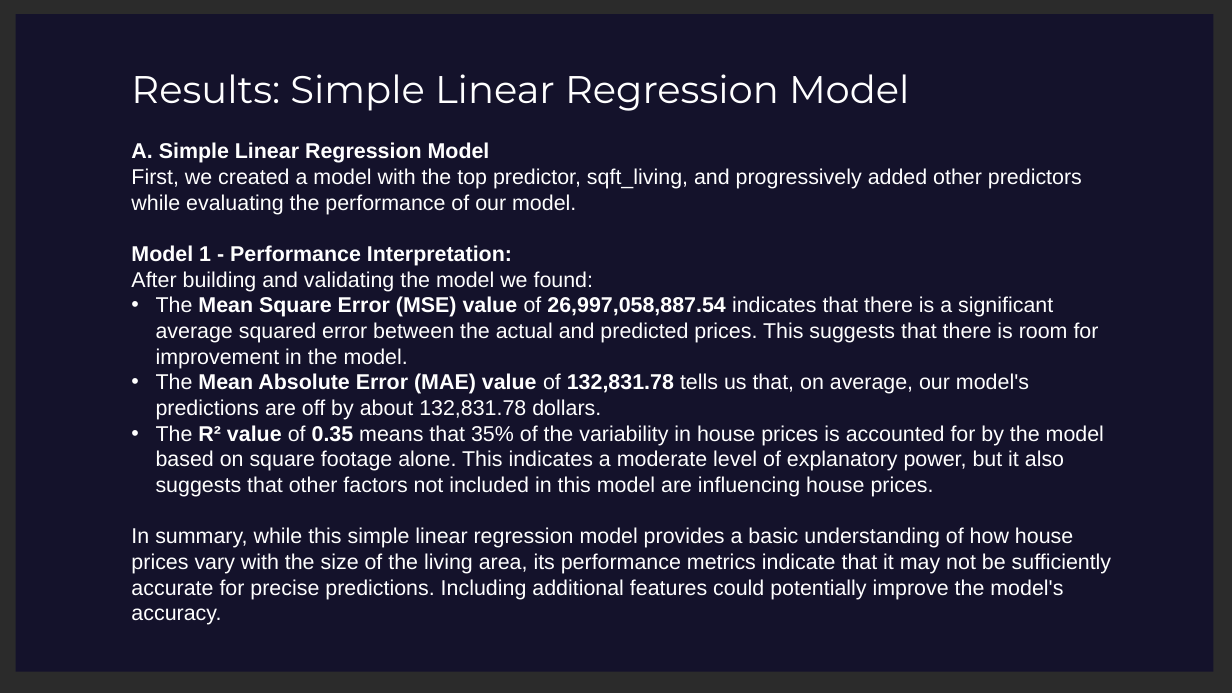
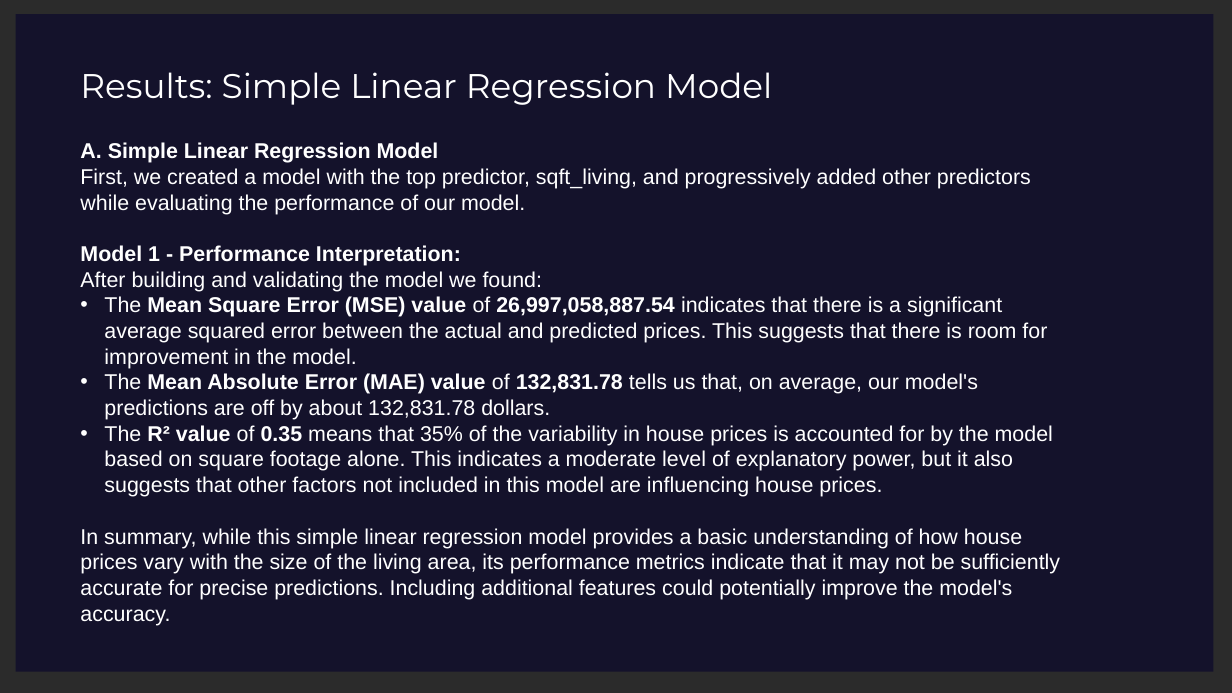
Before and after one commit to Leila-Nyambura/king-county-house-price-prediction-LRM, a slide deck: slide 11 of Northwestern-County-Homes-Regression-Modelling-Project-Presentation.pptx. Drawn at 1232x693 pixels with LibreOffice and Linux fonts; fonts in the diff are those of the drawing; background and template pictures are left out; a plain dark background stands for a picture behind light text. Boxes give left, top, right and bottom in pixels: in the first picture for what was removed or moved away, otherwise in the second. Text is boxed around its words. In the diff, an @@ line names an element or a change of style, - is before the commit and + after.

```diff
--- a/Northwestern-County-Homes-Regression-Modelling-Project-Presentation.pptx
+++ b/Northwestern-County-Homes-Regression-Modelling-Project-Presentation.pptx
@@ text "Results: Simple Linear Regression Model": place and size @@
-text "Results: Simple Linear Regression Model" at box(131, 74, 910, 111)
+text "Results: Simple Linear Regression Model" at box(80, 72, 772, 105)
@@ text "Results: Simple Linear Regression Model" at box(80, 72, 772, 105): size 36 to 32 pt @@
@@ text "A. Simple Linear Regression Model": place and size @@
-text "A. Simple Linear Regression Model" at box(131, 142, 1112, 625)
+text "A. Simple Linear Regression Model" at box(80, 142, 1061, 626)
```
Also in this commit, not shown: 23 other slides changed, 3 slides removed, 1 other file.
